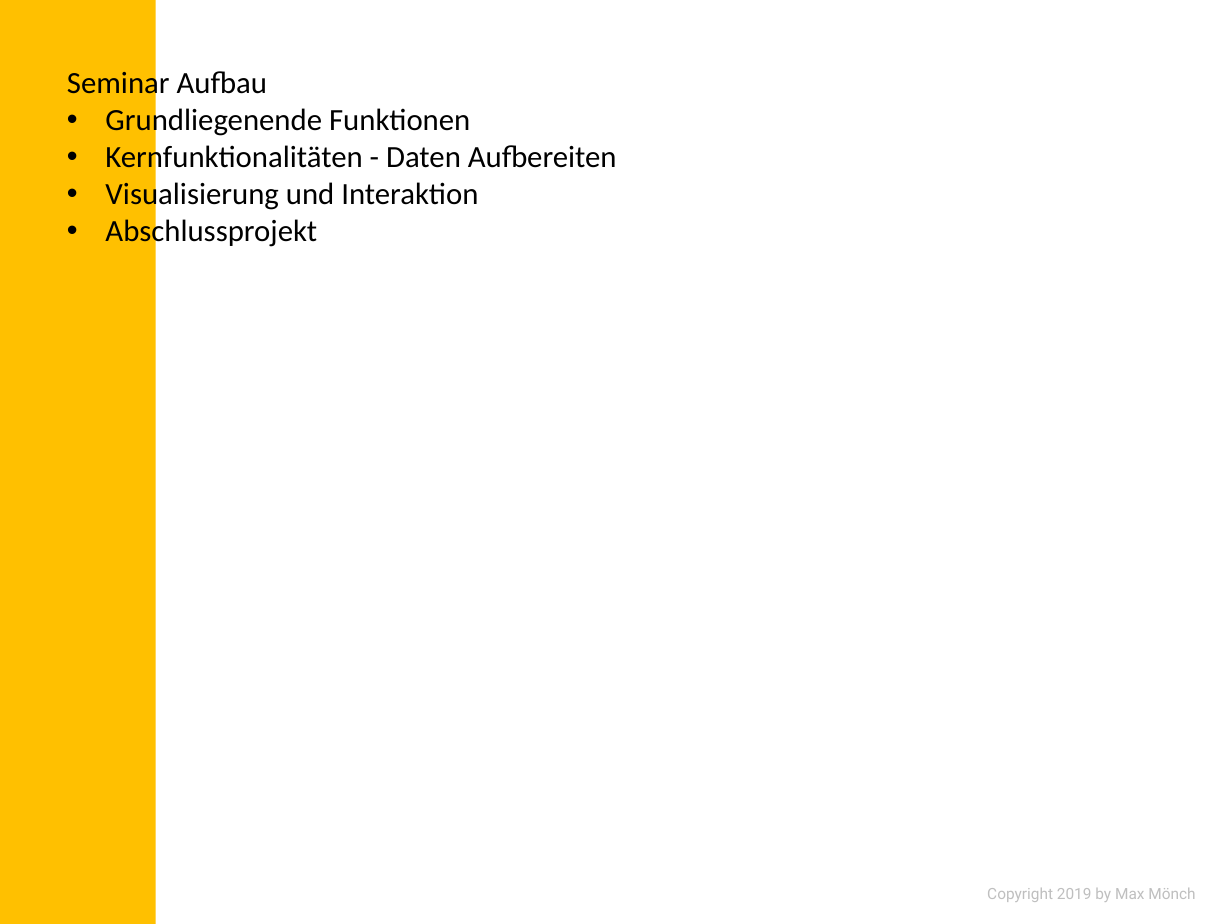
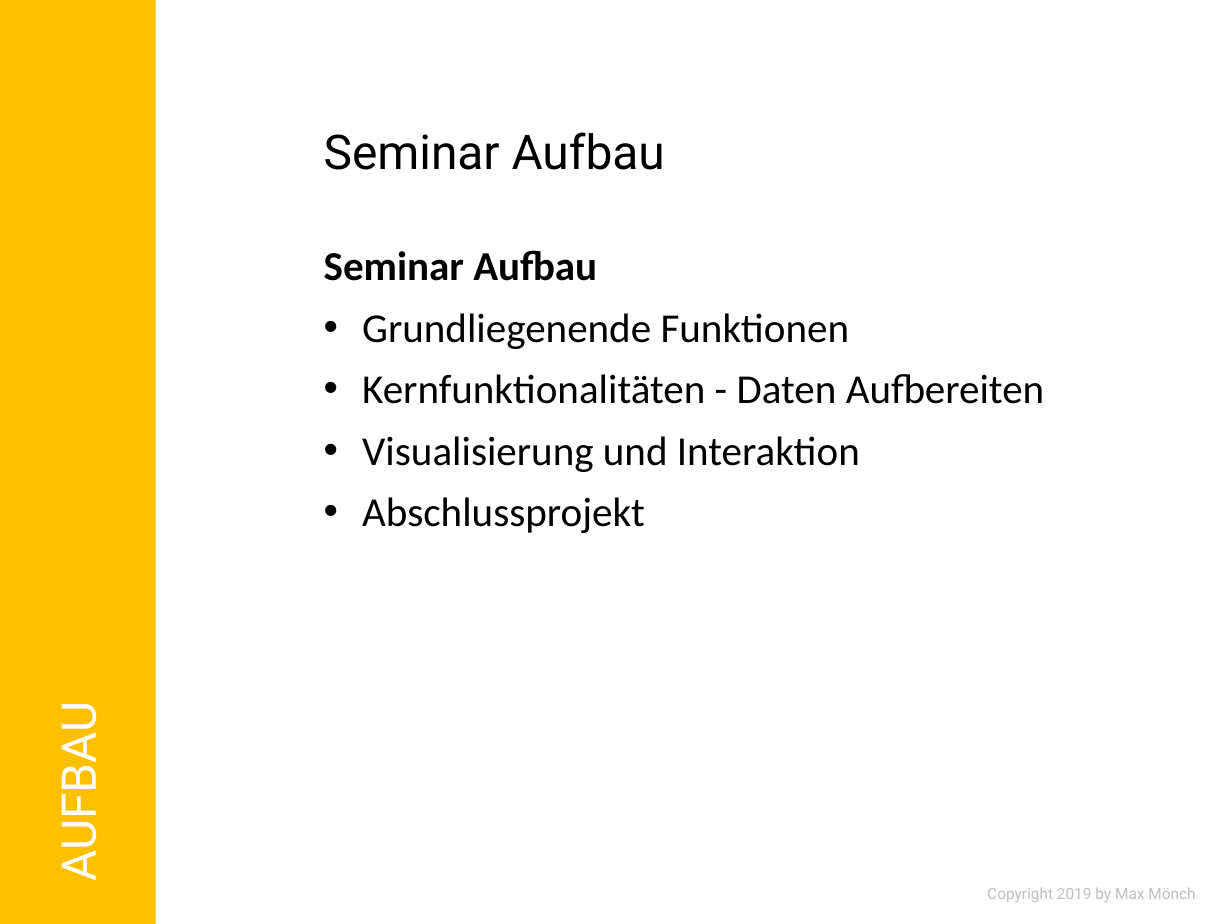
Before and after one commit to MonksterFX/pandas-basic, a slide deck: slide 5 of praesentation/pandas-basic.pptx (slide 4 before the commit). Drawn at 1232x924 pixels with LibreOffice and Linux fonts; fonts in the diff are those of the drawing; background and template pictures are left out. Boxes give left, top, right and bottom in pixels: in the first picture for what was removed or moved away, otherwise in the second. Text is boxed around its words. In the diff, an @@ line names an element or a change of style, - is before the commit and + after.

```diff
--- a/praesentation/pandas-basic.pptx
+++ b/praesentation/pandas-basic.pptx
@@ title added at (324,132,665,170), 28 pt, text #000000 @@
+Seminar Aufbau
@@ text "Seminar Aufbau": place and size @@
-text "Seminar Aufbau" at (67,68,617,249)
+text "Seminar Aufbau" at (324,250,1045,533)
@@ text "Seminar Aufbau" at (324,250,1045,533): size 18 to 24 pt; bold on in "Seminar Aufbau"; line spacing 1 to 0.9; more space between paragraphs @@
@@ text added at (46,720,109,876), 28 pt, text #FFFFFF @@
+AUFBAU
```
Also in this commit, not shown: 3 other slides changed, 6 slides added, 4 slides removed, 22 other files.
